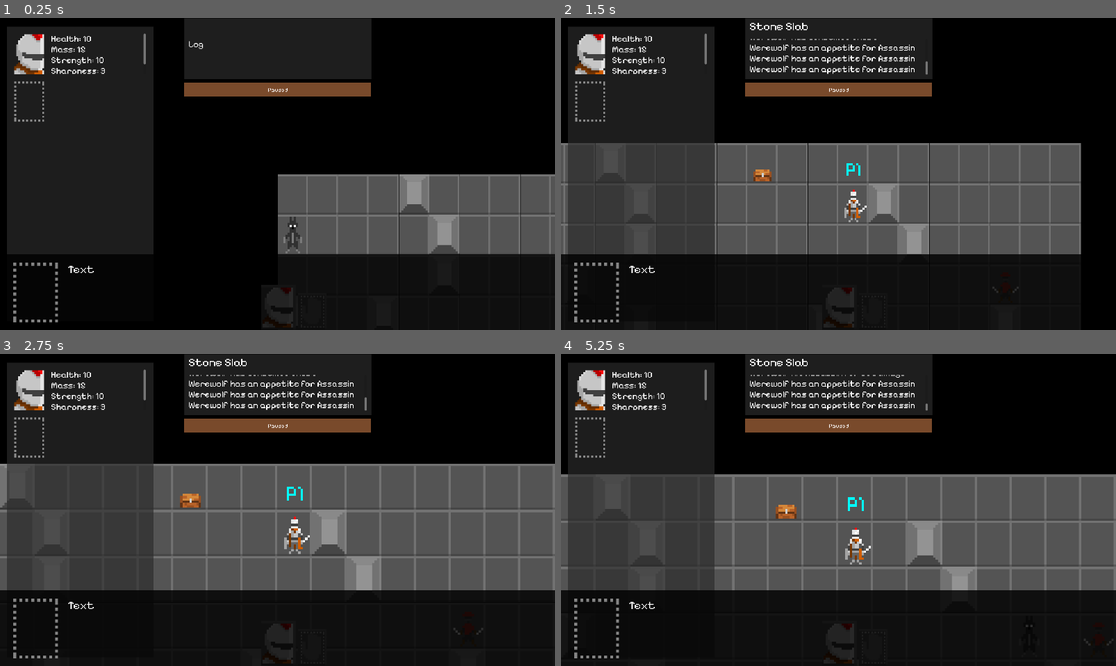
Above: before the commit, frames 1-4 (two rows, left to right).
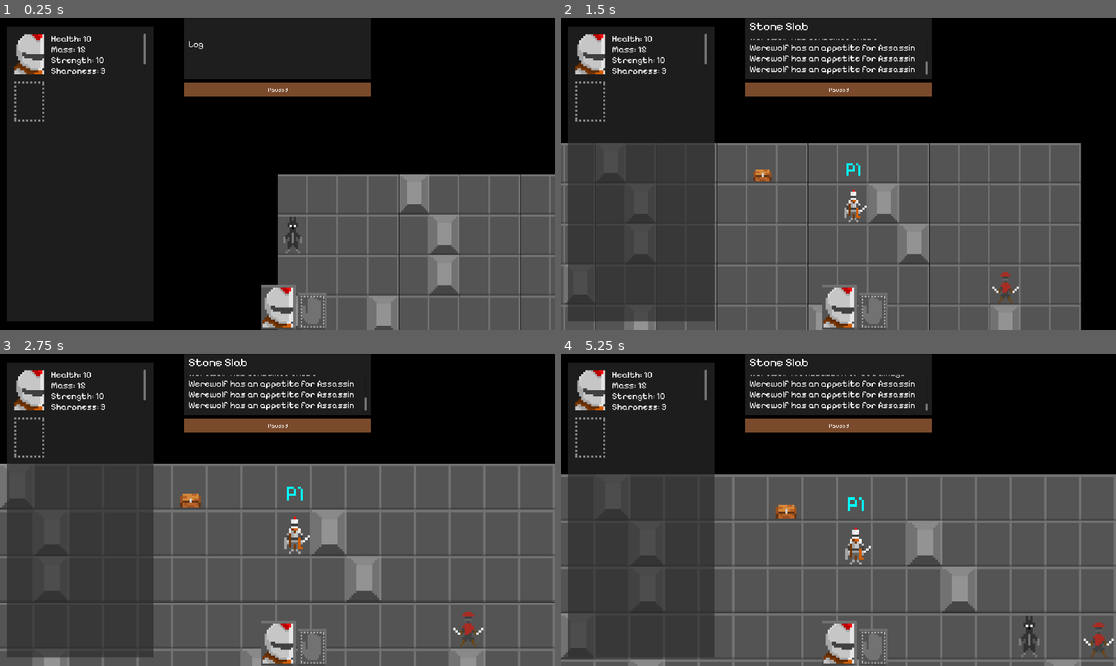
Above: after the commit, the same moments.

Repository: joshandersn/firecrest
Game: Godot game, scene res://main.tscn
The game is run twice, just before and just after one commit, with the same random seed, the same clock (stepped at 60 frames per second) and the same inputs.
Inputs (mouse positions are in pixels of both pictures, inside the frame that each line leads up to):
- Up to frame 1 (0.25 s): no input
- Up to frame 2 (1.5 s): tap Enter at 0.5 s; move the mouse to (855, 192) at 0.52 s; hold D (move_right) 0.53-1.28 s; tap T (talk) at 0.6, 1.35 s; move the mouse to (583, 192) at 1.27 s; hold S (move_down) from 1.28 s (still down)
- Up to frame 3 (2.75 s): move the mouse to (49, 491) at 2.02 s; release S (move_down) at 2.03 s; hold D (move_right) from 2.03 s (still down); tap = (zoom_in) at 2.1 s; tap T (talk) at 2.3 s
- Up to frame 4 (5.25 s): tap Space at 2.75 s; move the mouse to (616, 488) at 2.77 s; release D (move_right) at 2.78 s; hold W (move_up) 2.78-3.53 s; tap - (zoom_out) at 2.85 s; tap T (talk) at 3.05, 3.6, 4.35 s; move the mouse to (672, 528) at 3.52 s; hold A (move_left) 3.53-5.03 s; move the mouse to (583, 528) at 4.27 s; tap Enter at 5 s; move the mouse to (733, 528) at 5.02 s; hold S (move_down) from 5.03 s (still down); tap = (zoom_in) at 5.1 s

The runs differ from the first frame. In frame 1, 13% of the frame differs, in the area x 2-100%, y 75-100%; in frame 2, 23%; in frame 3, 24%; in frame 4, 24%, in the area x 0-100%, y 75-100%.
Error after the commit: Invalid access to property or key 'entity' on a base object of type 'Nil'. (res://Objects/talk.gd:5)

Commit message:
removes signal warnings

Diff:
--- a/Objects/talk.gd
+++ b/Objects/talk.gd
@@ -2,5 +2,11 @@
 
 @onready var parent = get_parent()
 func use(target) -> void:
-	print(target)
-	#Game.start_conversation(parent, target)
+	var e = target.entity
+	if e.health < 0:
+		Game.game_log.emit(str(target.entity.tag, " is dead, and has nothing to say"))
+	elif e.savagry > 2:
+		pass
+		Game.start_conversation(parent, target)
+	else:
+		Game.game_log.emit(str(target.entity.tag, " is not in the mood for a conversation"))
--- a/game.gd
+++ b/game.gd
@@ -17,9 +17,3 @@
 signal center_camera
 signal game_log
 signal advance_turn
-
-#func satisfy_signals() -> void:
-	#emit_signal("advance_turn")
-	#emit_signal("ui_update")
-	#emit_signal("game_log", "hello world")
-	#emit_signal("center_camera")
--- a/main.tscn
+++ b/main.tscn
@@ -36,25 +36,28 @@
 
 [node name="InspectBG" type="ColorRect" parent="UI/HUD"]
 layout_mode = 1
-anchors_preset = 5
-anchor_left = 0.5
-anchor_right = 0.5
-offset_left = -322.5
+anchors_preset = -1
+anchor_left = 0.332
+anchor_right = 0.669
+anchor_bottom = 0.195
+offset_left = 0.0599365
 offset_top = 1.0
-offset_right = 324.5
-offset_bottom = 211.0
+offset_right = 0.0198975
+offset_bottom = 0.399994
 grow_horizontal = 2
 color = Color(0.168627, 0.168627, 0.168627, 0.705882)
 
 [node name="Paused" type="ColorRect" parent="UI/HUD"]
 layout_mode = 1
-anchors_preset = 5
-anchor_left = 0.5
-anchor_right = 0.5
-offset_left = -323.0
-offset_top = 223.0
-offset_right = 324.0
-offset_bottom = 272.0
+anchors_preset = -1
+anchor_left = 0.332
+anchor_top = 0.195
+anchor_right = 0.669
+anchor_bottom = 0.195
+offset_left = -0.440063
+offset_top = 12.4
+offset_right = -0.480103
+offset_bottom = 61.4
 grow_horizontal = 2
 color = Color(0.673104, 0.413496, 0.24002, 0.705882)
 
@@ -215,10 +218,10 @@
 
 [node name="TileInspect" type="RichTextLabel" parent="UI/HUD"]
 layout_mode = 1
-anchors_preset = 5
-anchor_left = 0.5
-anchor_right = 0.5
-offset_left = -308.0
+anchors_preset = -1
+anchor_left = 0.34
+anchor_right = 0.5
+offset_left = -0.799988
 offset_top = 5.0
 offset_right = -11.0
 offset_bottom = 80.0
@@ -228,13 +231,15 @@
 
 [node name="Log" type="RichTextLabel" parent="UI/HUD"]
 layout_mode = 1
-anchors_preset = 5
-anchor_left = 0.5
-anchor_right = 0.5
-offset_left = -308.0
-offset_top = 73.0
-offset_right = 309.0
-offset_bottom = 196.0
+anchors_preset = -1
+anchor_left = 0.34
+anchor_top = 0.068
+anchor_right = 0.668
+anchor_bottom = 0.198
+offset_left = -0.799988
+offset_top = -0.440002
+offset_right = -13.5601
+offset_bottom = -17.84
 grow_horizontal = 2
 theme_override_font_sizes/normal_font_size = 30
 text = "Log"
@@ -242,18 +247,19 @@
 
 [node name="EntityInspect" type="RichTextLabel" parent="UI/HUD"]
 layout_mode = 1
-anchors_preset = 5
-anchor_left = 0.5
-anchor_right = 0.5
+anchors_preset = -1
+anchor_left = 0.5
+anchor_right = 0.665
 offset_left = 16.0
 offset_top = 5.0
-offset_right = 317.0
+offset_right = 0.199951
 offset_bottom = 75.0
 grow_horizontal = 2
 theme_override_font_sizes/normal_font_size = 40
 text = "Entity"
 
 [node name="Dialog" type="Control" parent="UI/HUD"]
+visible = false
 layout_mode = 1
 anchor_top = 0.757
 anchor_right = 1.0
--- a/project.godot
+++ b/project.godot
@@ -18,6 +18,10 @@
 [autoload]
 
 Game="*res://game.gd"
+
+[debug]
+
+gdscript/warnings/unused_signal=0
 
 [display]
 
